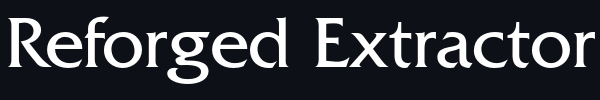
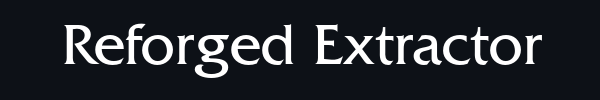
Layer changes from the first 600x100 image to the second:
painted on "Reforged Extractor" over [8, 16, 595, 84]